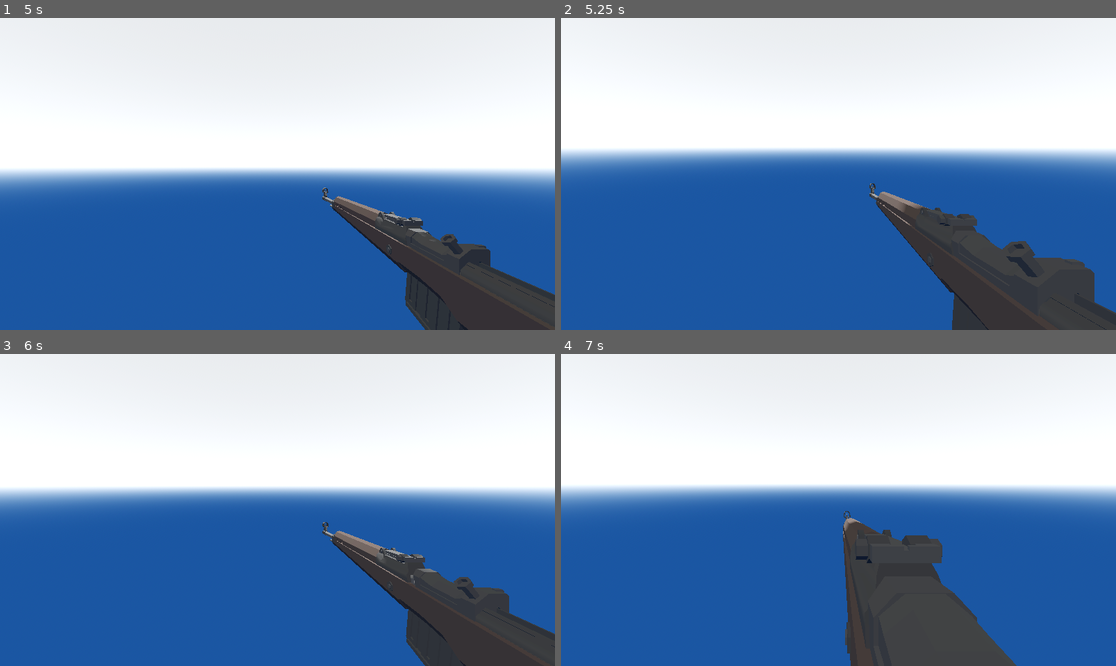
Above: before the commit, frames 1-4 (two rows, left to right).
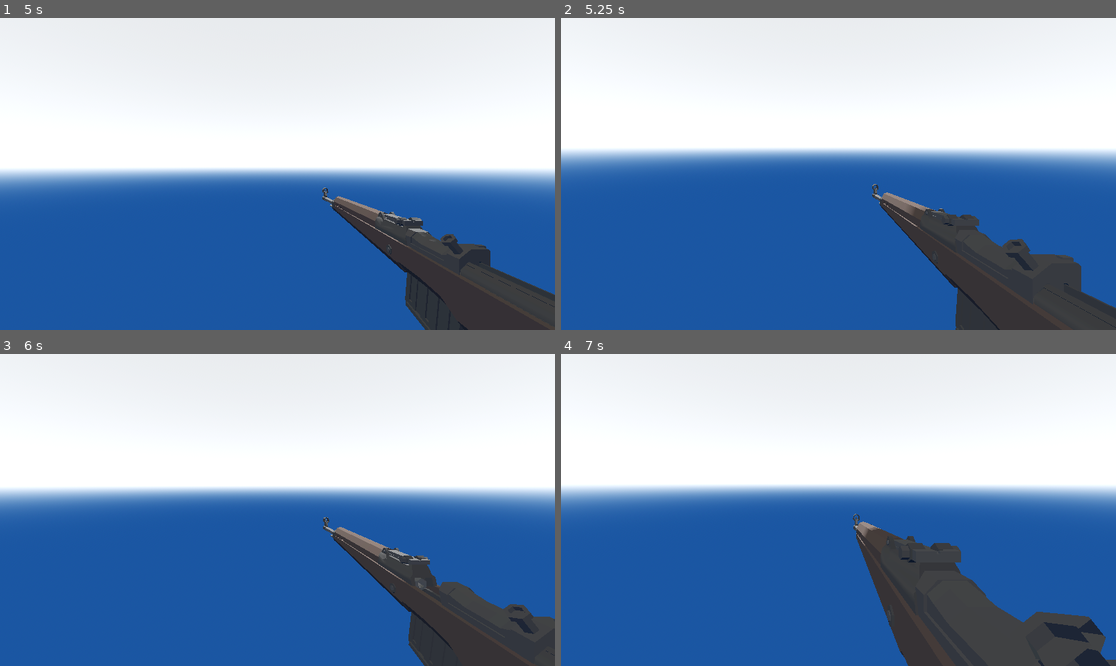
Above: after the commit, the same moments.

Repository: worghet/ICS4U___KALTBLUT
Game: Godot game, scene res://scenes/world.tscn
Same seed, same stepped clock (60 frames per second), same inputs: the game is played once before the commit and once after it.
Inputs (mouse positions are in pixels of both pictures, inside the frame that each line leads up to):
- Up to frame 1 (5 s): tap Enter at 0.5 s; move the mouse to (399, 158) at 0.52 s; press the mouse at (399, 158) at 0.53 s; hold D (move_right) 0.53-1.28 s; tap Space (jump) at 0.77, 1.52, 3.02, 3.77, 4.52 s; right-click (399, 158) at 0.8 s; move the mouse to (249, 174) at 1.27 s; release the mouse at (249, 174) at 1.28 s; hold W (move_forward) 1.28-4.28 s; right-click (249, 174) at 1.35 s; click (249, 174) at 1.55 s; move the mouse to (288, 167) at 2.02 s; press the mouse at (288, 167) at 2.03 s; right-click (288, 167) at 2.3 s; move the mouse to (271, 180) at 2.77 s; release the mouse at (271, 180) at 2.78 s; right-click (271, 180) at 2.85 s; click (271, 180) at 3.05 s; move the mouse to (316, 177) at 3.52 s; hold E (spawn_enemy) 3.53-4.28 s; right-click (316, 177) at 3.8 s; tap Escape (escape) at 4.15 s; move the mouse to (111, 127) at 4.27 s; hold A (move_left) from 4.28 s (still down); click (111, 127) at 4.35 s
- Up to frame 2 (5.25 s): tap Space (jump) at 5 s; move the mouse to (844, 174) at 5.02 s; release A (move_left) at 5.03 s; hold W (move_forward) from 5.03 s (still down); hold Right mouse button (right_mouse_button) from 5.03 s (still down)
- Up to frame 3 (6 s): move the mouse to (255, 503) at 5.77 s; release W (move_forward) at 5.78 s; release Right mouse button (right_mouse_button) at 5.78 s; hold D (move_right) from 5.78 s (still down); click (255, 503) at 5.85 s
- Up to frame 4 (7 s): tap Space (jump) at 6.02, 6.77 s; tap Enter at 6.5 s; move the mouse to (866, 510) at 6.52 s; release D (move_right) at 6.53 s; hold W (move_forward) from 6.53 s (still down); hold Right mouse button (right_mouse_button) from 6.53 s (still down)

Frame 1 is identical in both runs. In frame 2, 1.4% of the frame differs, in the area x 55-100%, y 53-100%; in frame 3, 1.7%; in frame 4, 7.3%, in the area x 50-100%, y 50-100%.

Commit message:
cleaned up code + added pause in shooting.
also fixed ads shooting i think

Diff:
--- a/kaltblut/scenes/enemy.tscn
+++ b/kaltblut/scenes/enemy.tscn
@@ -11,7 +11,7 @@
 
 [node name="entity" groups=["enemies"] instance=ExtResource("1_7p1mj")]
 script = ExtResource("2_md0e3")
-health = 200
+health = 100
 
 [node name="mesh" parent="." index="0"]
 mesh = SubResource("CapsuleMesh_md0e3")
--- a/kaltblut/scenes/gewehr-43.tscn
+++ b/kaltblut/scenes/gewehr-43.tscn
@@ -114,7 +114,7 @@
 "times": PackedFloat32Array(0, 0.02, 0.1),
 "transitions": PackedFloat32Array(1, 1, 1),
 "update": 0,
-"values": [Vector3(0, 0, 0), Vector3(-0.025, 0, 0), Vector3(0, 0, 0)]
+"values": [Vector3(-0.2, 0.05, -0.158), Vector3(-0.225, 0.05, -0.158), Vector3(-0.2, 0.05, -0.158)]
 }
 tracks/1/type = "value"
 tracks/1/imported = false
@@ -157,7 +157,7 @@
 transform = Transform3D(0.103464, 0, 0, 0, -4.52254e-09, 0.103464, 0, -0.103464, -4.52254e-09, 0, 0, 0)
 rotation_order = 0
 
-[node name="aimcast" type="RayCast3D" parent="Sketchfab_model" index="1"]
+[node name="cast_ray" type="RayCast3D" parent="Sketchfab_model" index="1"]
 transform = Transform3D(-1.68992e-07, -3.86609, -1.68992e-07, 3.86609, -1.68992e-07, -1.68992e-07, 1.68992e-07, -1.68992e-07, 3.86609, 0, -1.26744e-08, 0.289957)
 target_position = Vector3(0, -150, 0)
 
@@ -165,4 +165,6 @@
 libraries = {
 &"": SubResource("AnimationLibrary_osdm8")
 }
-speed_scale = 0.8
+speed_scale = 0.65
+
+[connection signal="animation_finished" from="animation_player" to="." method="_on_animation_player_animation_finished"]
--- a/kaltblut/scenes/gewehr_43.gd
+++ b/kaltblut/scenes/gewehr_43.gd
@@ -1,19 +1,75 @@
 extends Node3D
 
+# == CONSTANTS ==================================
 
-@export var damage : float = 50
+const DAMAGE : float = 25
+const RECHARGE_TIME : float = 0.65
 
-@onready var aimcast := $Sketchfab_model/aimcast
+# == VARIABLES ==================================
+
+var can_shoot : bool = true
+var ads_toggled : bool = false
+
+# == REFERENCES TO OTHER NODES ==================
+
+@onready var cast_ray := $Sketchfab_model/cast_ray
+@onready var animation_player := $animation_player
+
+# == METHODS ====================================
 
 
+# Perform the actual shooting.
+func hitscan() -> void:
+
+	# If the ray cast from the barrel of the gun has collided with a CharacterBody3D.
+	if cast_ray.is_colliding() and cast_ray.get_collider() is CharacterBody3D:
+
+		# Save the object it collided with (not needed, but safe).
+		var target : CharacterBody3D = cast_ray.get_collider()
+
+		# Check if this object is in the enemies group.
+		if target.is_in_group("enemies"):
+
+			# Take away health based on rifle damage.
+			target.health -= DAMAGE
+
+# Shoot and play the animation.
 func fire() -> void:
-	if aimcast.is_colliding() and aimcast.get_collider() is CharacterBody3D:
-		var target : CharacterBody3D = aimcast.get_collider()
-		if target.is_in_group("enemies"):
-			print("enemy his")
-			target.health -= damage
-	$animation_player.play("fire")
+
+	# Check if the gun still needs to recharge.
+	if can_shoot:
+
+		# Set the gun to a recharging state.
+		can_shoot = false
+
+		# Perform hitscan shot.
+		hitscan()
+
+		# Check which state the rifle is in; and play correct animation.
+		if ads_toggled:
+			animation_player.play("ads_fire")
+		else:
+			animation_player.play("fire")
+
+		# Start a timer for a constant amount of time.
+		await get_tree().create_timer(RECHARGE_TIME).timeout
+
+		# Update the variable to allow shooting.
+		can_shoot = true
+
+# Play the animation to enter ads, update variable.
+func enterADS() -> void:
+	animation_player.play("ads")
+	ads_toggled = true
+
+# Play the animation to leave ads, update variable.
+func stopADS() -> void:
+	animation_player.play_backwards("ads")
+	ads_toggled = false
 
 
-func ads() -> void:
-	$animation_player.play("ads")
+# == GETTER METHOD ==============================
+
+
+func isADS() -> bool:
+	return ads_toggled
--- a/kaltblut/scenes/player.tscn
+++ b/kaltblut/scenes/player.tscn
@@ -14,5 +14,5 @@
 [node name="camera" type="Camera3D" parent="head" index="0"]
 transform = Transform3D(1, 0, 0, 0, 1, 0, 0, 0, 1, 0, 0.121476, 0)
 
-[node name="gewehr-43" parent="head/camera" index="0" instance=ExtResource("3_qhqgy")]
+[node name="rifle" parent="head/camera" index="0" instance=ExtResource("3_qhqgy")]
 transform = Transform3D(-7.86805e-08, 0, 1.8, 0, 1.8, 0, -1.8, 0, -7.86805e-08, 0.283833, -0.205262, -0.449339)
--- a/kaltblut/scripts/enemy.gd
+++ b/kaltblut/scripts/enemy.gd
@@ -1,13 +1,21 @@
 extends "res://scripts/character.gd"
 
-# might change to blood in liters idk yet
-@export var health : int = 200
+# == VARIABLES ==============================
 
+# TODO might change to blood in liters idk yet
+@export var health : int = 100
+
+# == METHODS ================================
+
+# What to do when loaded.
 func _ready() -> void:
 	pass
 
+# What to process each frame.
 func _process(delta: float) -> void:
+
+	# If the health reaches 0 or less than 0.
 	if health <= 0:
 
-		# delete from game
+		# Delete the enemy object from the game.
 		queue_free()
--- a/kaltblut/scripts/player.gd
+++ b/kaltblut/scripts/player.gd
@@ -1,4 +1,3 @@
-# PLAYER SCRIPT
 extends "res://scripts/character.gd"
 
 # == CONSTANTS ==============================
@@ -9,8 +8,10 @@
 
 var head : Node3D
 var camera : Camera3D
+var rifle : Node3D
 
 @export var MOUSE_SENSITIVITY : float = 0.001
+#@export var CAMERA_FOV : float = 75.0
 
 # == METHODS ================================
 
@@ -20,8 +21,9 @@
 	# Initialize variables.
 	head = $head
 	camera = $head/camera
+	rifle = $head/camera/rifle
 
-
+# What to do regarding movement each frame.
 func _process_movement(delta: float) -> void:
 
 	# -- PROCESS JUMP ------------------------------
@@ -47,38 +49,53 @@
 		velocity.z = 0.0
 		velocity.x = 0.0
 
+# How to handle set inputs.
 func _input(event: InputEvent) -> void:
 
-	# -- MOUSE MOVEMENT ------------------------------------------------
+	# -- MOUSE ACTION ------------------------------------------------
 
+	# If the mouse was moved, and the screen was in "focused" mode.
 	if event is InputEventMouseMotion and Input.get_mouse_mode() == Input.MOUSE_MODE_CAPTURED:
 
-		# rotate the body of the character
+		# Rotate the BODY of the player in relation to the horizontal movement of the mouse.
 		rotate_y(-event.relative.x * MOUSE_SENSITIVITY)
 
-		# rotate head
+		# Rotate the CAMERA of the player in relation to the vertical movement of the mouse.
 		camera.rotate_x(-event.relative.y * MOUSE_SENSITIVITY)
 		camera.rotation.x = clamp(camera.rotation.x, deg_to_rad(-75), deg_to_rad(75))
 
+	# If the right mouse button is pressed, enter ADS; if released, exit it.
+	if event.is_action_pressed("right_mouse_button"):
+		rifle.enterADS()
+	elif event.is_action_released("right_mouse_button"):
+		rifle.stopADS()
+
+	# Check if the left mouse button was pressed.
+	if event.is_action_pressed("left_mouse_button"):
+
+		# If the game window is not currently focused; focus it.
+		if Input.get_mouse_mode() == Input.MOUSE_MODE_VISIBLE:
+			Input.set_mouse_mode(Input.MOUSE_MODE_CAPTURED)
+
+		# Otherwise, fire the rifle.
+		else:
+			rifle.fire()
+
+	# -- CHECK OTHER KEYS --------------------------------------------
+
+	# Check if the escape key was pressed.
+	if event.is_action_pressed("escape"):
+
+		# TODO Implement pause menu here.
+
+		# Make the cursor visible.
+		Input.set_mouse_mode(Input.MOUSE_MODE_VISIBLE)
 
 
-	if event.is_action_pressed("right_mouse_button"):
-		$"head/camera/gewehr-43/animation_player".play("ads")
-	elif event.is_action_released("right_mouse_button"):
-		$"head/camera/gewehr-43/animation_player".play_backwards("ads")
+
+	# -- FOR COMBAT TESTING ---------------------------------------------
 
 
-	if event.is_action_pressed("left_mouse_button"):
-		if Input.get_mouse_mode() == Input.MOUSE_MODE_VISIBLE:
-			Input.set_mouse_mode(Input.MOUSE_MODE_CAPTURED)
-		else:
-			$"head/camera/gewehr-43".fire()
-
-
-	if event.is_action_pressed("escape"):
-		Input.set_mouse_mode(Input.MOUSE_MODE_VISIBLE)
-
-	# -- FOR COMBAT TESTING ---------------------------------------------
 
 	if event.is_action_pressed("spawn_enemy"):
 		var enemy_instance := EnemyScene.instantiate()
